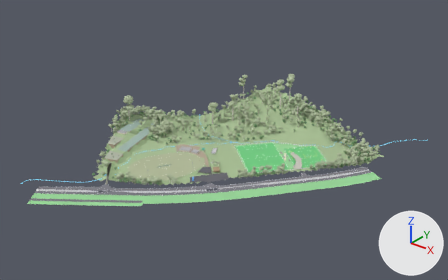
The glTF model KHFR_stage1_winter.glb: old version first, new version second.
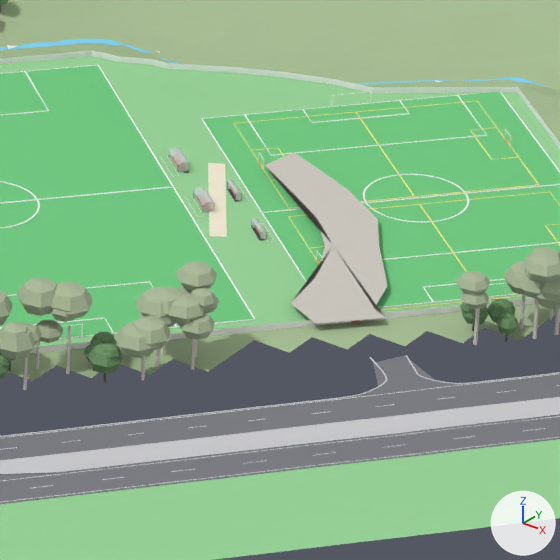
Each version appears first whole from a camera (50 mm lens) standing at (611.0, -823.0, 496.0) and looking at (18.0, -80.0, 36.0), and next in a close-up on the part from 59% to 71% of the width and 49% to 69% of the height. Lighting does not change. The marker at lower right points along +X, +Y and +Z. The last two pictures show the newer version.

Objects in the first close-up: 'Bush planting zones (euc_can)', 'Bush planting zones (wat_can)', 'Existing E3 parking (gravel)', 'Median (separated)', 'Pitch 3', 'Pitch 4', 'Reserve terrain', 'Road reserve (far verge)', 'Swansea Rd NE-bound (surveyed both edges)', 'Swansea Rd SW-bound (2 lanes, smooth)', 'fence_N_straight wall', 'field N flatgrass' and 33 more.
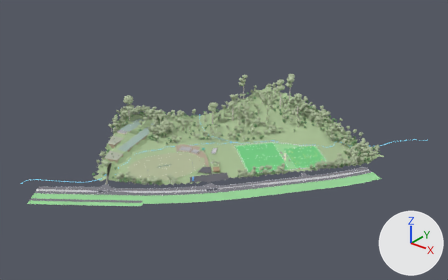
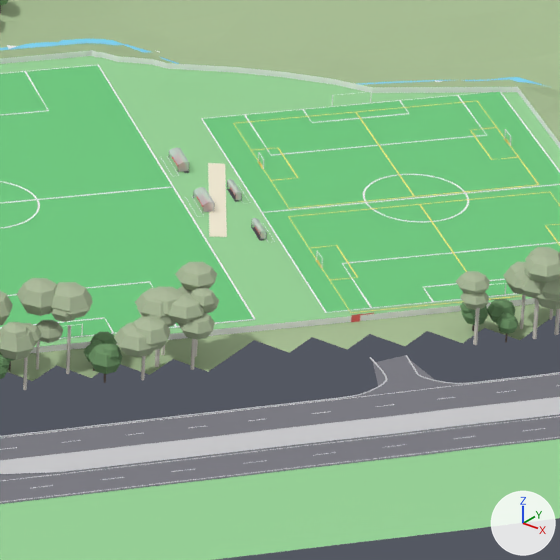
Location of each change, [x1, y1, x2, y2] in pixels of the close-ups (560 x 560 px):
'Existing E3 parking (gravel)', deleted: before [265, 152, 388, 324]

Edits to the bpy script that builds the scene:
```text
Remove ob_existing_e3_parking__gravel:
    ob_existing_e3_parking__gravel = bpy.data.objects.new('Existing E3 parking (gravel)', me_existing_e3_parking__gravel)
    ob_existing_e3_parking__gravel.location = (0.0, 0.0, 0.0)
```
